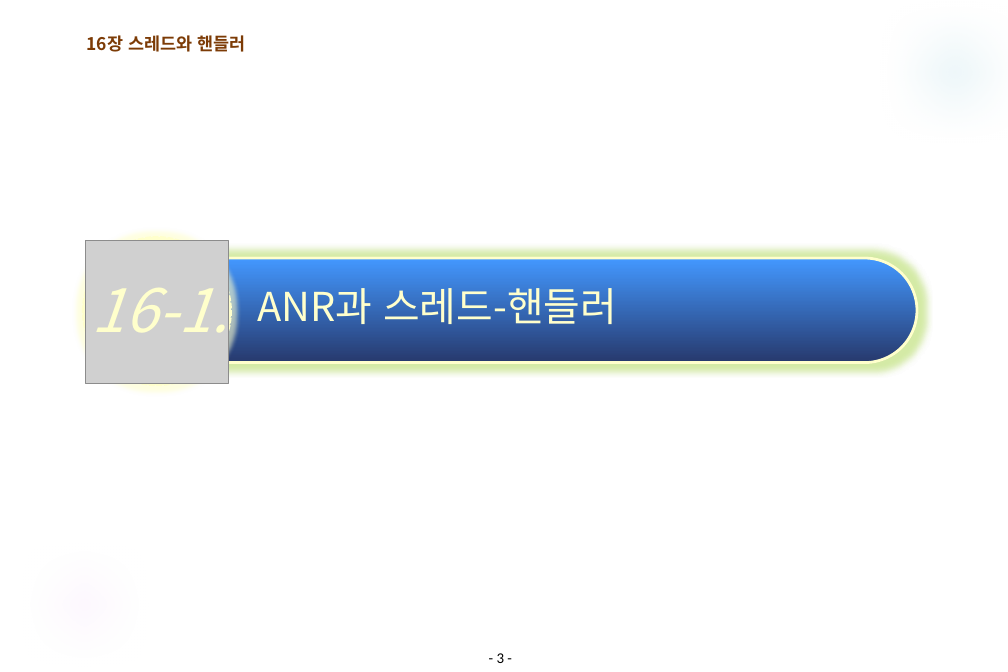
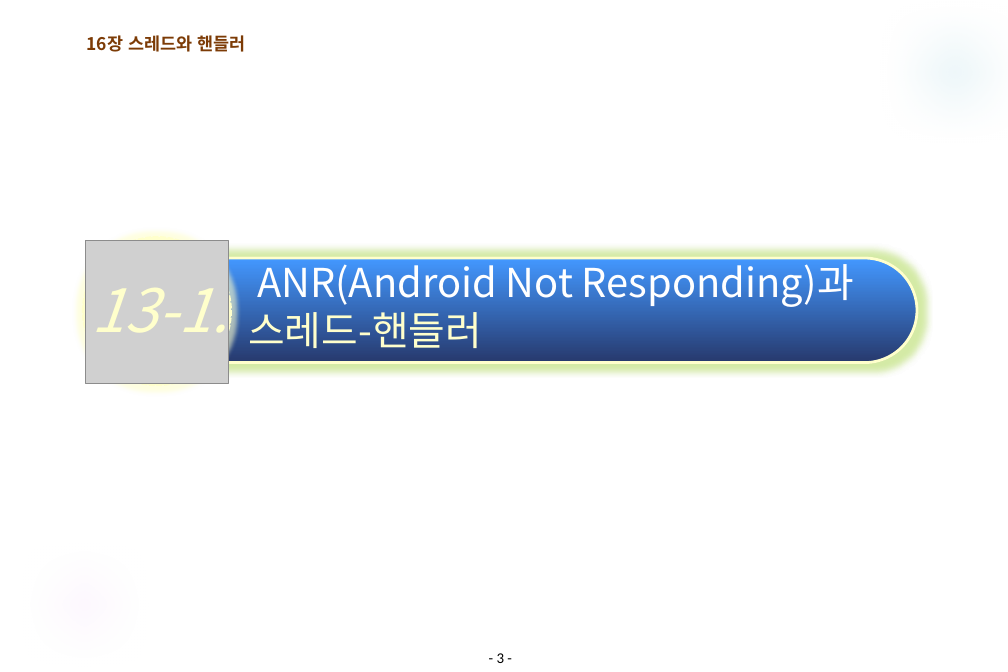
Before and after one commit to sunrin-android/Workbooks, a slide deck: slide 3 of 안드로이드13_(스레드핸들러).pptx. Drawn at 1008x672 pixels with LibreOffice and Linux fonts; fonts in the diff are those of the drawing; grey boxes stand for pictures; background and template pictures are left out. Boxes give left, top, right and bottom in pixels: in the first picture for what was removed or moved away, otherwise in the second. Text is boxed around its words. In the diff, an @@ line names an element or a change of style, - is before the commit and + after.

```diff
--- a/안드로이드13_(스레드핸들러).pptx
+++ b/안드로이드13_(스레드핸들러).pptx
@@ text at bbox=[248, 257, 854, 356]: text changed; text colour #FFFFCC to #FFFFFF @@
-ANR과 스레드-핸들러
+ANR(Android Not Responding)과 스레드-핸들러
@@ text at bbox=[91, 288, 228, 332]: text changed @@
-16-1.
+13-1.
```
Also in this commit, not shown: 15 other slides changed, 16 slides added, 3 slides removed.
